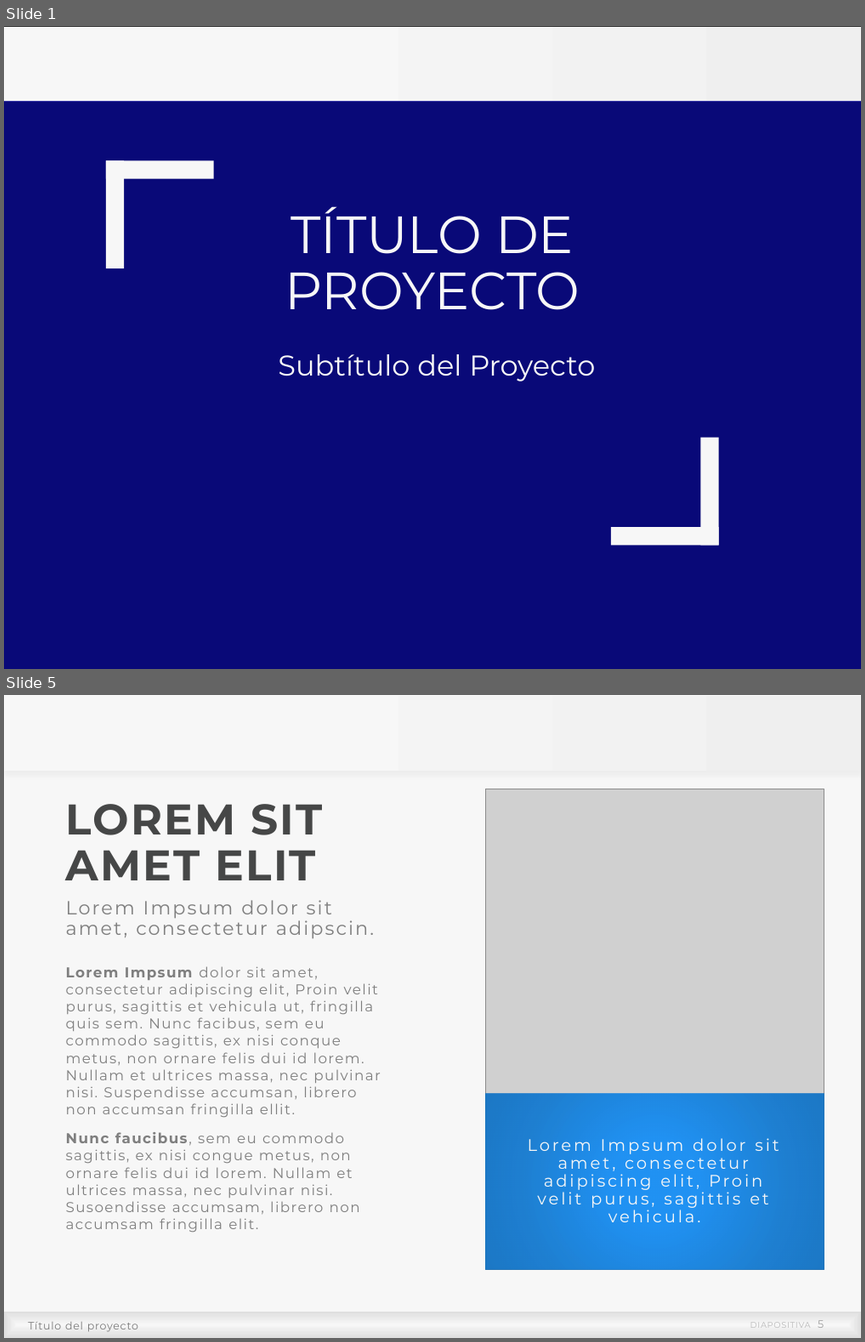
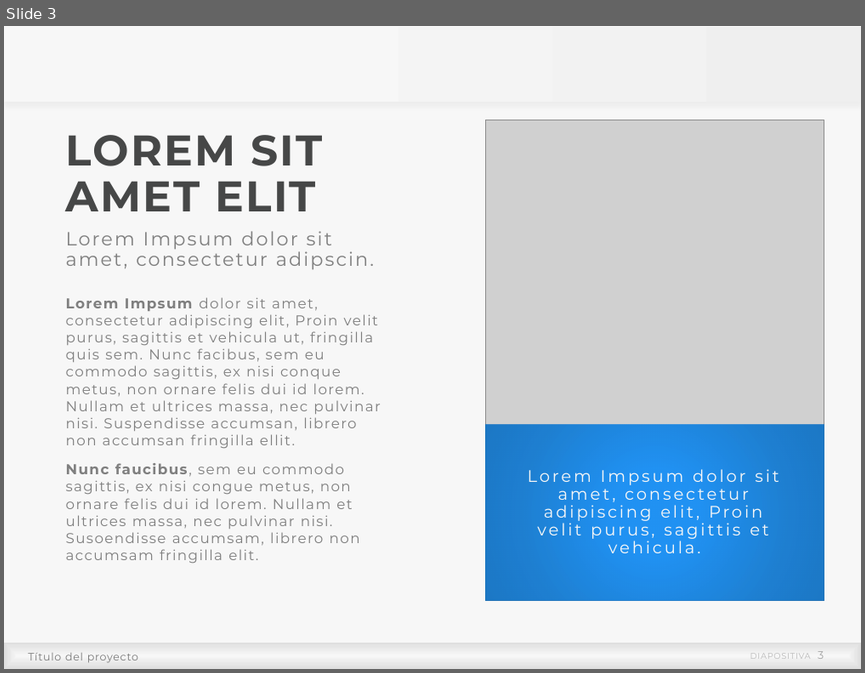
Before and after one commit to thalessac/explainable-artificial-intelligence, a slide deck: Inteligencia Artificial Explicable/Tema 2 - trabajo práctico/presentation/presentation.pptx. Shown one above the other, each under a label of ours: slides 1 and 5 before the commit, slide 3 after it; the slides between them are not shown. The pictures are 865x1342 and 865x673 pixels, drawn with LibreOffice and Linux fonts; fonts in the diff are those of the drawing; grey boxes stand for pictures; background and template pictures are left out; a plain dark background stands for a picture behind light text. Boxes give left, top, right and bottom in pixels: in the first picture for what was removed or moved away, otherwise in the second. Text is boxed around its words. In the diff, an @@ line names an element or a change of style, - is before the commit and + after.

```diff
--- a/Inteligencia Artificial Explicable/Tema 2 - trabajo práctico/presentation/presentation.pptx
+++ b/Inteligencia Artificial Explicable/Tema 2 - trabajo práctico/presentation/presentation.pptx
@@ slide 1 removed at bbox=[4, 26, 861, 669], background picture (left out); not listed: 1 template element that a slide beside it also shows @@
@@ rectangle removed at bbox=[4, 101, 861, 669] @@
@@ rectangle removed at bbox=[106, 160, 214, 178] @@
@@ rectangle removed at bbox=[106, 161, 125, 269] @@
@@ title removed at bbox=[284, 206, 579, 310] @@
-TÍTULO DE PROYECTO
@@ subtitle removed at bbox=[278, 354, 595, 381] @@
-Subtítulo del Proyecto
@@ rectangle removed at bbox=[700, 437, 718, 544] @@
@@ rectangle removed at bbox=[611, 527, 719, 544] @@
@@ what was slide 5 is now slide 3 @@
@@ page number at bbox=[750, 651, 823, 658]: text changed @@
-DIAPOSITIVA 5
+DIAPOSITIVA 3
```
Also in this commit, not shown: 5 slides changed, 1 slide added, 2 other slides removed, 1 other file.
